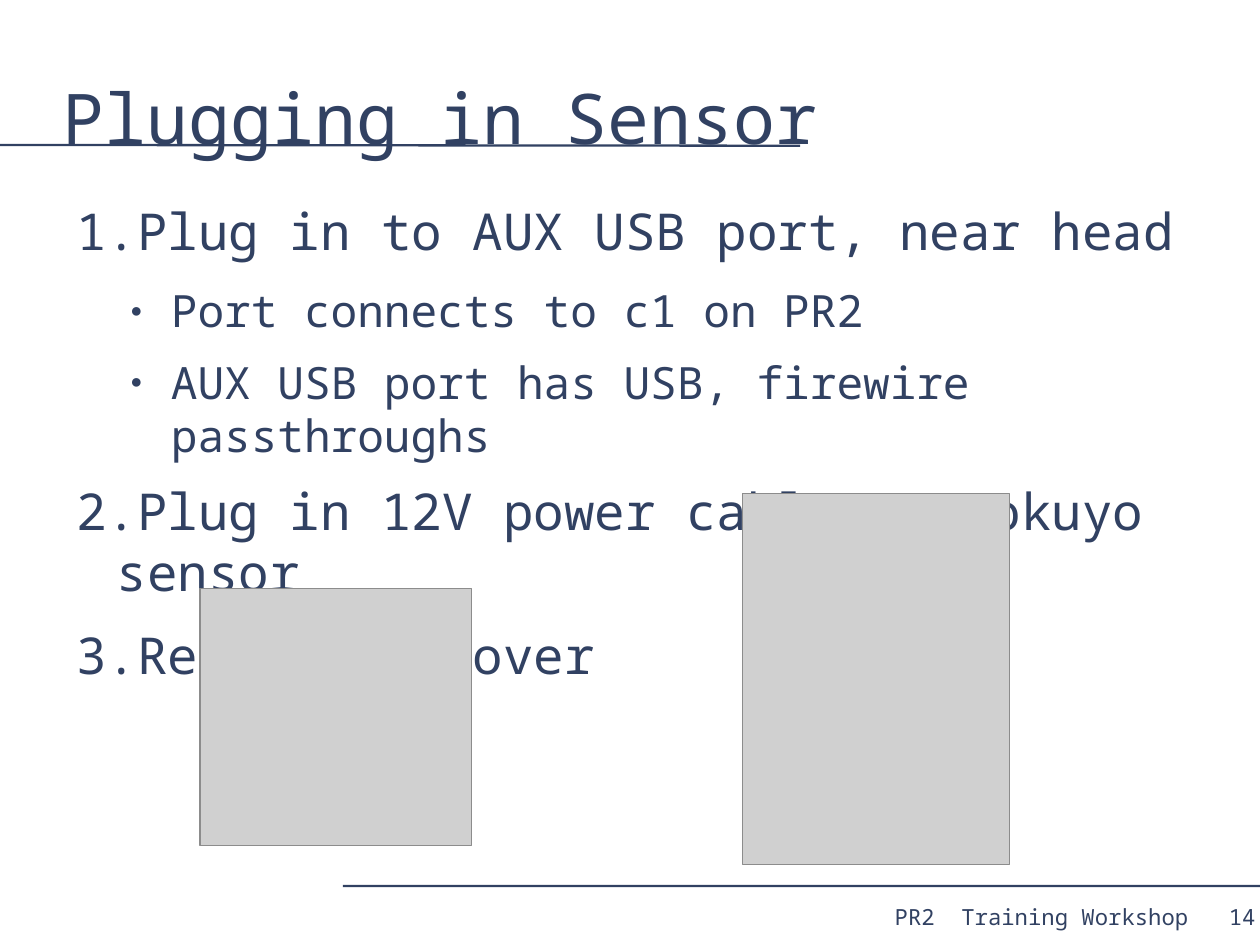
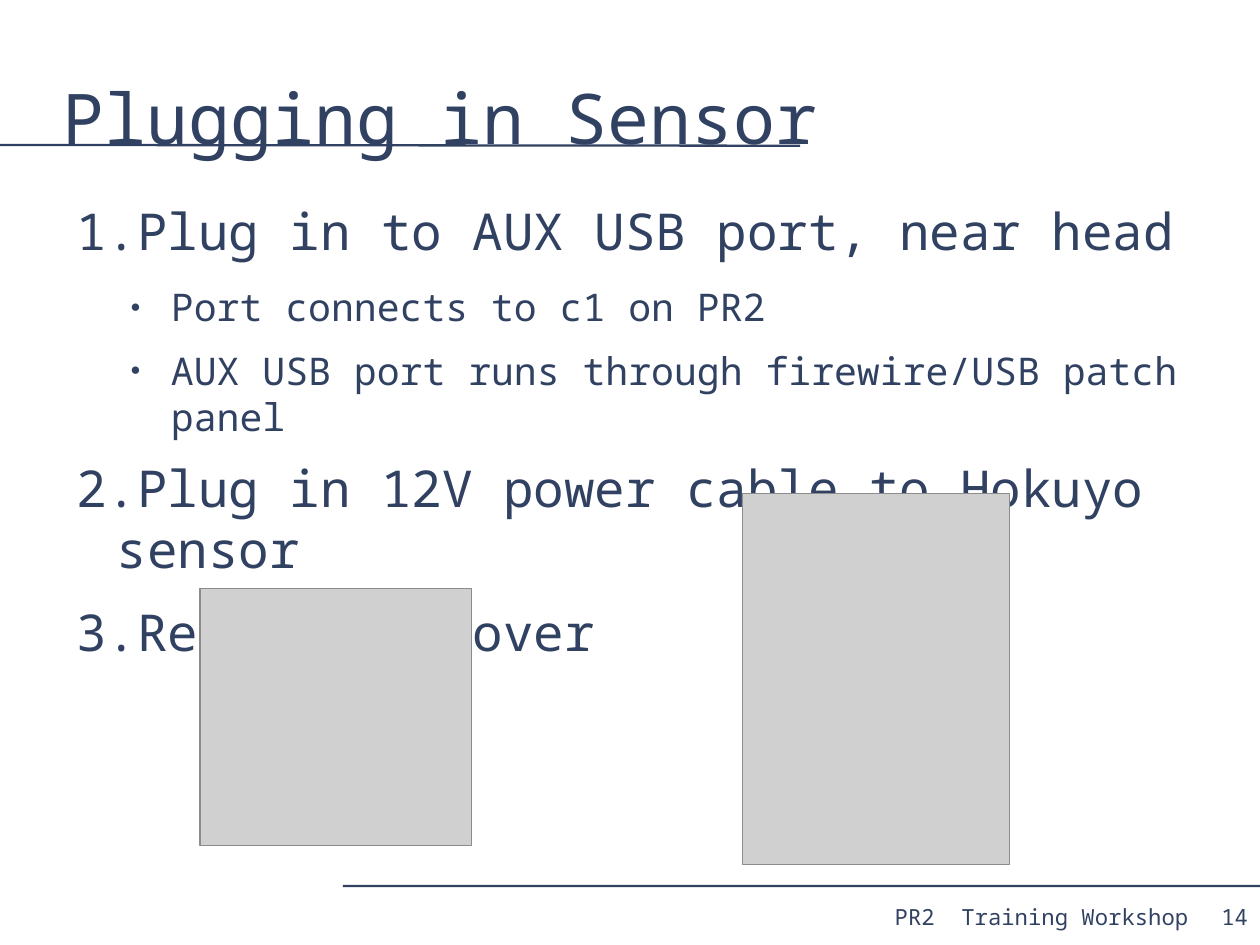
Before and after one commit to PR2/pr2_docs, a slide deck: slide 14 of pr2_training_workshop/modifying_pr2/adding_sensor.odp. Drawn at 1260x945 pixels with LibreOffice and Linux fonts; fonts in the diff are those of the drawing; grey boxes stand for pictures. Boxes give left, top, right and bottom in pixels: in the first picture for what was removed or moved away, otherwise in the second. Text is boxed around its words. In the diff, an @@ line names an element or a change of style, - is before the commit and + after.

Commit message:
Eric reviewed adding sensor demo

```diff
--- a/pr2_training_workshop/modifying_pr2/adding_sensor.odp
+++ b/pr2_training_workshop/modifying_pr2/adding_sensor.odp
@@ text at bbox=[171, 293, 766, 322]: size 28 to 24 pt in "Port connects to c1 on PR2" @@
@@ text at bbox=[171, 356, 1177, 440]: text changed; size 28 to 24 pt @@
-  ● AUX USB port has USB, firewire passthroughs
+  ● AUX USB port runs through firewire/USB patch panel
@@ page number: place and size @@
-page number at bbox=[1229, 909, 1256, 925]
+page number at bbox=[1221, 909, 1248, 925]
```
Also in this commit, not shown: 17 other slides changed.
